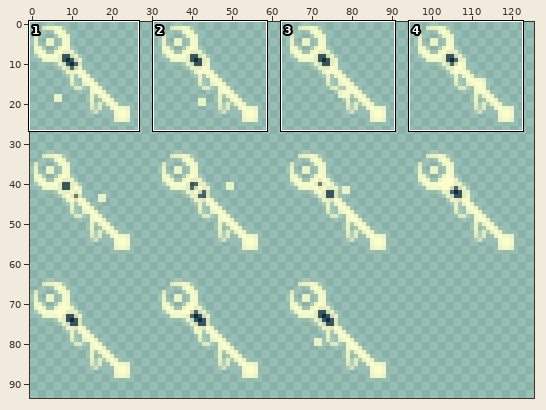
Two versions of one sprite sheet, assets/wand.png. The picture above shows the old version from afar; the outline marks the close-up.
Close-up. As it was:
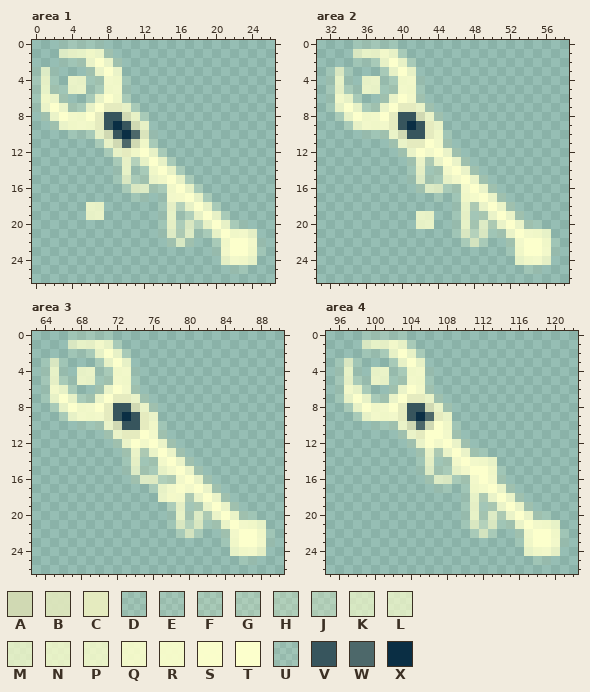
The file is 128x96 pixels. Pixels under 10% opacity are left out. Colours within 5 levels of each other are drawn and written as one. Shown: area 1: x 0..26, y 0..26; area 2: x 31..58, y 0..26; area 3: x 63..90, y 0..26; area 4: x 95..122, y 0..26. The wide view leaves out empty margins. The commit also changed other parts of the picture, which this record leaves out.
Palette (. is transparent): A #d0d9b3fe  B #e2e9bde4  C #e5ebbf  D #fcffcc1a  E #fcffcc21  F #fcffcc2e  G #fcffcc38  H #fcffcc42  J #fcffcc4c  K #fcffcca3  L #fcffccb1  M #fcffccb9  N #fcffcccb  P #fcffccd1  Q #fcffcce5  R #fcffccec  S #fcffccf9  T #fcffcc  U #ffffd51b  V #37555d  W #4d686a  X #0a2e44
Pixels before, area 1, first column x 0:
 0 ...DEEDD..................
 1 ...LNNQPF.................
 2 ...DDFPTPF................
 3 DLD...FPTP................
 4 END.PPDFQQD...............
 5 ENFDPPDFQQD...............
 6 DQPF..FPTQF...............
 7 DPTPFFPTCCPF..............
 8 .FPTQQTCVVAPF.............
 9 ..FPQQQCVXVAP.............
10 ....DDFPAVXWBU............
11 .......FPAWAQF............
12 ........FPCQTPF...........
13 .........FPJPTPF..........
14 .........DNDFQTPF.........
15 .........DLFFPQTPF........
16 ..........FLLFFQTPF.......
17 ...........DD.DQRTPF......
18 ......PP......DNJPTPF.....
19 ......PP......DNEHPTPF....
20 ..............DNGLJPTPFD..
21 ..............DLJLDFPTQQN.
22 ...............FKF..FQTTQD
23 ....................DQTTQD
24 .....................NQQN.
25 ......................DD..
Pixels before, area 2, first column x 32:
 0 ...DEEDD..................
 1 ...LNNQPF.................
 2 ...DDFPTPF................
 3 DLD...FPTP................
 4 END.PPDFQQD...............
 5 ENFDPPDFQQD...............
 6 DQPF..FPTQF...............
 7 DPTPFFPTCCPF..............
 8 .FPTQQTCVVAPF.............
 9 ..FPQQQCVXVCP.............
10 ....DDFPAVVCQD............
11 .......FPCCTQF............
12 ........FPTQTPF...........
13 .........FPJPTPF..........
14 .........DNDFQTPF.........
15 .........DLFFPQTPF........
16 ..........FLLFFQTPF.......
17 ............D.DQRTPF......
18 ..............DNJPTPF.....
19 ..........PP..DNEHPTPF....
20 ..........PP..DNGLJPTPFD..
21 ..............DLJLDFPTQQN.
22 ...............FKF..FQTTQD
23 ....................DQTTQD
24 .....................NQQN.
25 ......................DD..
Pixels before, area 3, first column x 64:
 0 ...DEEDD..................
 1 ...LNNQPF.................
 2 ...DDFPTPF................
 3 DLD...FPTP................
 4 END.PPDFQQD...............
 5 ENFDPPDFQQD...............
 6 DQPF..FPTQF...............
 7 DPTPFFPTCCPF..............
 8 .FPTQQTCVVAPF.............
 9 ..FPQQQCVXVCP.............
10 ....DDFPAVVCQD............
11 .......FPCCTQF............
12 ........FPTQTPF...........
13 .........FPJPTPF..........
14 .........DNDFQTPF.........
15 .........DLFFPQTPF........
16 ..........FLMHJQTPF.......
17 ............FPQSQTPF......
18 .............PRQJPTPF.....
19 ..............GNEHPTPF....
20 ..............DNGLJPTPFD..
21 ..............DLJLDFPTQQN.
22 ...............FKF..FQTTQD
23 ....................DQTTQD
24 .....................NQQN.
25 ......................DD..
Pixels before, area 4, first column x 96:
 0 ...DEEDD..................
 1 ...LNNQPF.................
 2 ...DDFPTPF................
 3 DLD...FPTP................
 4 END.PPDFQQD...............
 5 ENFDPPDFQQD...............
 6 DQPF..FPTQF...............
 7 DPTPFFPTCCPF..............
 8 .FPTQQTCVVAPF.............
 9 ..FPQQQCVXWCP.............
10 ....DDFPAWATQD............
11 .......FPCTTQF............
12 ........FPTQTPF...........
13 .........FPJPTPFD.........
14 .........DNDFQTQQN........
15 .........DLFFPQTTQD.......
16 ..........FLLFFQTQF.......
17 ...........DD.DQRTPF......
18 ..............DNJPTPF.....
19 ..............DNEHPTPF....
20 ..............DNGLJPTPFD..
21 ..............DLJLDFPTQQN.
22 ...............FKF..FQTTQD
23 ....................DQTTQD
24 .....................NQQN.
25 ......................DD..
New version:
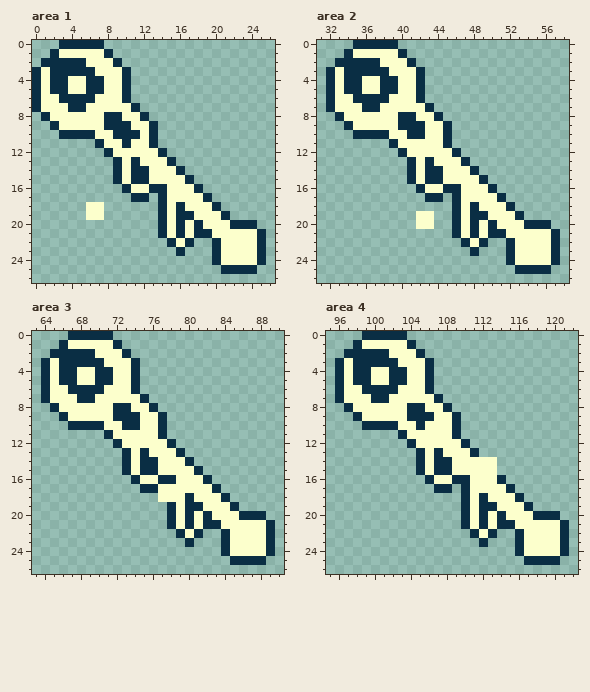
The edit:
Changed rows in their new state; - is an unchanged pixel.
Area 1:
first column x 0:
 0 ---XXXXX------------------
 1 --XTTTTTX-----------------
 2 -XXXXXT-TX----------------
 3 XTXXXXXT-TX---------------
 4 XTXXTTXXTTX---------------
 5 XTXXTTXXTTX---------------
 6 XTTXXXXT-TX---------------
 7 XT-TXXT-TTTX--------------
 8 -XT-TT-TXXTTX-------------
 9 --XTTTTTX-XTTX------------
10 ---XXXXTTX-XTX------------
11 -------XTTXTTX------------
12 --------XTTT-TX-----------
13 ---------XTXT-TX----------
14 ---------XTXXT-TX---------
15 ---------XTXXTT-TX--------
16 ----------XTTXXT-TX-------
17 -----------XX-XTT-TX------
18 ------TT------XTXT-TX-----
19 ------TT------XTXXT-TX----
20 --------------XTXTXT-TXXX-
21 --------------XTXTXXT-TTTX
22 ---------------XTX--XT--TX
23 ----------------X---XT--TX
24 --------------------XTTTTX
25 ---------------------XXXX-
Area 2:
first column x 32:
 0 ---XXXXX------------------
 1 --XTTTTTX-----------------
 2 -XXXXXT-TX----------------
 3 XTXXXXXT-TX---------------
 4 XTXXTTXXTTX---------------
 5 XTXXTTXXTTX---------------
 6 XTTXXXXT-TX---------------
 7 XT-TXXT-TTTX--------------
 8 -XT-TT-TXXTTX-------------
 9 --XTTTTTX-XTTX------------
10 ---XXXXTTXXTTX------------
11 -------XTTT-TX------------
12 --------XT-T-TX-----------
13 ---------XTXT-TX----------
14 ---------XTXXT-TX---------
15 ---------XTXXTT-TX--------
16 ----------XTTXXT-TX-------
17 -----------XX-XTT-TX------
18 --------------XTXT-TX-----
19 ----------TT--XTXXT-TX----
20 ----------TT--XTXTXT-TXXX-
21 --------------XTXTXXT-TTTX
22 ---------------XTX--XT--TX
23 ----------------X---XT--TX
24 --------------------XTTTTX
25 ---------------------XXXX-
Area 3:
first column x 64:
 0 ---XXXXX------------------
 1 --XTTTTTX-----------------
 2 -XXXXXT-TX----------------
 3 XTXXXXXT-TX---------------
 4 XTXXTTXXTTX---------------
 5 XTXXTTXXTTX---------------
 6 XTTXXXXT-TX---------------
 7 XT-TXXT-TTTX--------------
 8 -XT-TT-TXXTTX-------------
 9 --XTTTTTX-XTTX------------
10 ---XXXXTTXXTTX------------
11 -------XTTT-TX------------
12 --------XT-T-TX-----------
13 ---------XTXT-TX----------
14 ---------XTXXT-TX---------
15 ---------XTXXTT-TX--------
16 ----------XTTXXT-TX-------
17 -----------XXTTTT-TX------
18 -------------TTTXT-TX-----
19 --------------XTXXT-TX----
20 --------------XTXTXT-TXXX-
21 --------------XTXTXXT-TTTX
22 ---------------XTX--XT--TX
23 ----------------X---XT--TX
24 --------------------XTTTTX
25 ---------------------XXXX-
Area 4:
first column x 96:
 0 ---XXXXX------------------
 1 --XTTTTTX-----------------
 2 -XXXXXT-TX----------------
 3 XTXXXXXT-TX---------------
 4 XTXXTTXXTTX---------------
 5 XTXXTTXXTTX---------------
 6 XTTXXXXT-TX---------------
 7 XT-TXXT-TTTX--------------
 8 -XT-TT-TXXTTX-------------
 9 --XTTTTTX-XTTX------------
10 ---XXXXTTXT-TX------------
11 -------XTT--TX------------
12 --------XT-T-TX-----------
13 ---------XTXT-TX.---------
14 ---------XTXXT-TTT--------
15 ---------XTXXTT--T.-------
16 ----------XTTXXT-TX-------
17 -----------XX-XTT-TX------
18 --------------XTXT-TX-----
19 --------------XTXXT-TX----
20 --------------XTXTXT-TXXX-
21 --------------XTXTXXT-TTTX
22 ---------------XTX--XT--TX
23 ----------------X---XT--TX
24 --------------------XTTTTX
25 ---------------------XXXX-
